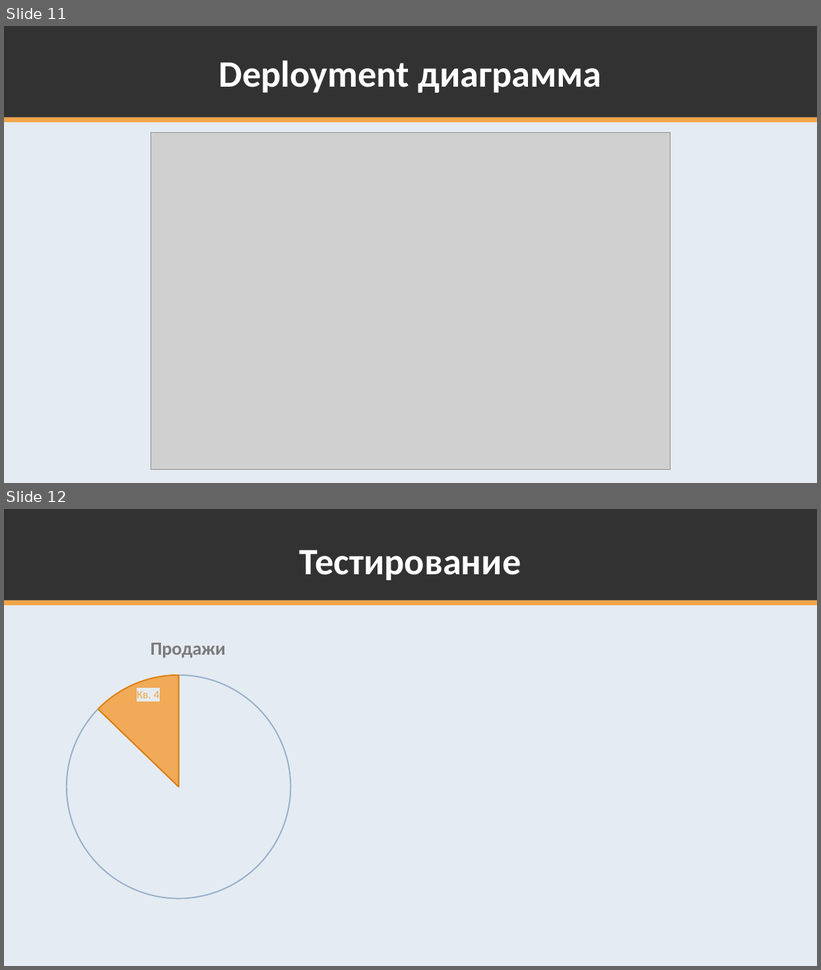
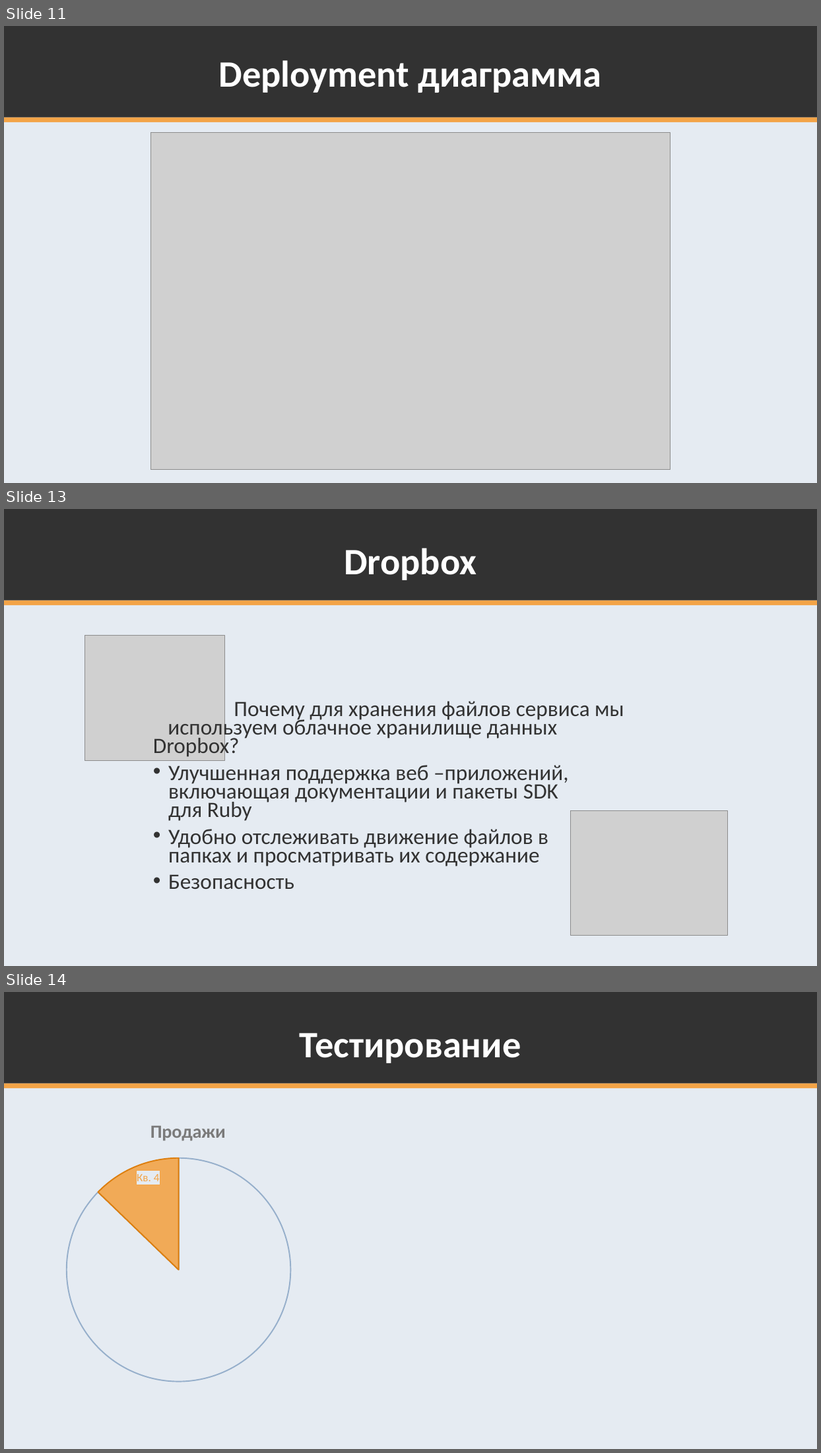
Before and after one commit to K224/TPKS, a slide deck: k224-docs/Servis_po_organizatsii_i_poisku_meropriaty_Par.pptx. Shown one above the other, each under a label of ours: slides 11 and 12 before the commit, slides 11, 13 and 14 after it; the slides between them are not shown. The pictures are 821x970 and 821x1453 pixels, drawn with LibreOffice and Linux fonts; fonts in the diff are those of the drawing; grey boxes stand for pictures. Boxes give left, top, right and bottom in pixels: in the first picture for what was removed or moved away, otherwise in the second. Text is boxed around its words. In the diff, an @@ line names an element or a change of style, - is before the commit and + after.

```diff
--- a/k224-docs/Servis_po_organizatsii_i_poisku_meropriaty_Par.pptx
+++ b/k224-docs/Servis_po_organizatsii_i_poisku_meropriaty_Par.pptx
@@ slide 13 added at [4,509,817,966], background #E5EBF2; not listed: 3 template elements that a slide beside it also shows @@
@@ title added at [344,548,477,580], 44 pt, text #FFFFFF, bold @@
+Dropbox
@@ picture added at [85,635,225,761] @@
@@ text added at [153,701,624,889], 25.9 pt, text #323232 @@
+Почему для хранения файлов сервиса мы используем облачное хранилище данных Dropbox?
+• Улучшенная поддержка веб –приложений, включающая документации и пакеты SDK для Ruby
+• Удобно отслеживать движение файлов в папках и просматривать их содержание
+• Безопасность
@@ picture added at [571,811,728,936] @@
@@ what was slide 12 is now slide 14 @@
```
Also in this commit, not shown: 1 slide changed, 2 other slides added, 5 slides removed.
